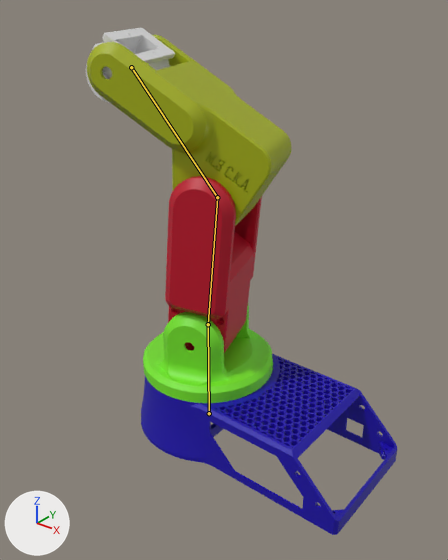
The Blender file blender/robot_arm.blend as it was, and as the next commit left it.
One viewpoint serves both versions: a 50 mm camera at (0.236, -0.278, 0.241) aimed at (0.018, -0.005, 0.072). Every picture has the same lights, and +X, +Y and +Z are marked at lower left. The older version comes first. Both versions are drawn at the pose saved in each file; the numbers are the values there. The bones that bend it are drawn over the model as lines.

Objects in the first picture: 'b2.001', 'f1.001', 'gripper', 'main arm - joined mesh', 'mb1'.
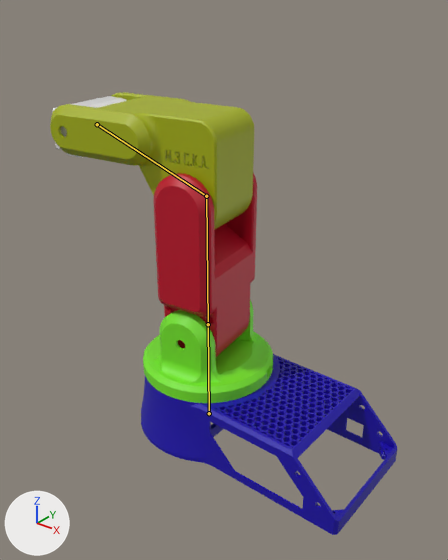
Diff of the bpy script that builds the scene:
```diff
--- a/blender/robot_arm.blend.py
+++ b/blender/robot_arm.blend.py
@@ bone_bone_basis @@
 bone_bone_basis = bpy.data.objects['Armature'].pose.bones['BONE_BASIS']
-bone_bone_basis.rotation_quaternion = (0.985, 0.0, 0.174, 0.0)  # degrees (0, 20, 0)
+bone_bone_basis.rotation_quaternion = (0.997, 0.0, 0.083, 0.0)  # degrees (0, 10, 0)
@@ bone_bone_main_arm @@
 bone_bone_main_arm = bpy.data.objects['Armature'].pose.bones['BONE_MAIN_ARM']  # child of 'BONE_BASIS'
-bone_bone_main_arm.rotation_euler = (-1.484, 0.0, 0.0)  # degrees (-85, 0, 0)
+bone_bone_main_arm.rotation_euler = (-1.571, 0.0, 0.0)  # degrees (-90, 0, 0)
@@ bone_bone_fore_arm @@
 bone_bone_fore_arm = bpy.data.objects['Armature'].pose.bones['BONE_FORE_ARM']  # child of 'BONE_MAIN_ARM'
-bone_bone_fore_arm.rotation_euler = (2.042, 0.0, 0.0)  # degrees (117, 0, 0)
+bone_bone_fore_arm.rotation_euler = (1.571, 0.0, 0.0)  # degrees (90, 0, 0)
@@ bone_bone_wrist @@
 bone_bone_wrist = bpy.data.objects['Armature'].pose.bones['BONE_WRIST']  # child of 'BONE_FORE_ARM'
-bone_bone_wrist.rotation_euler = (1.571, 0.0, 0.0)  # degrees (90, 0, 0)
+bone_bone_wrist.rotation_euler = (0.0349, 0.0, 0.0)  # degrees (2, 0, 0)
```

Location of each change, [x1, y1, x2, y2] in pixels of the pictures (448 x 560 px):
'f1.001', posed (28% shorter): before [87, 35, 291, 226]; after [50, 92, 254, 230]
'main arm - joined mesh', posed (6% wider): before [165, 176, 262, 353]; after [154, 173, 257, 358]
'b2.001', posed: before [143, 305, 273, 403]; after [143, 300, 273, 403]
'gripper', posed (mostly hidden afterwards): before [86, 28, 175, 103]; after [52, 96, 127, 157]
bone 'BONE_MAIN_ARM', root to tip: before (208, 324) to (217, 197); after (208, 324) to (206, 196)
bone 'BONE_FORE_ARM', root to tip: before (217, 197) to (131, 67); after (206, 196) to (97, 124)
bone 'BONE_WRIST', root to tip: before (131, 67) to (133, 69); after (97, 124) to (97, 123)
